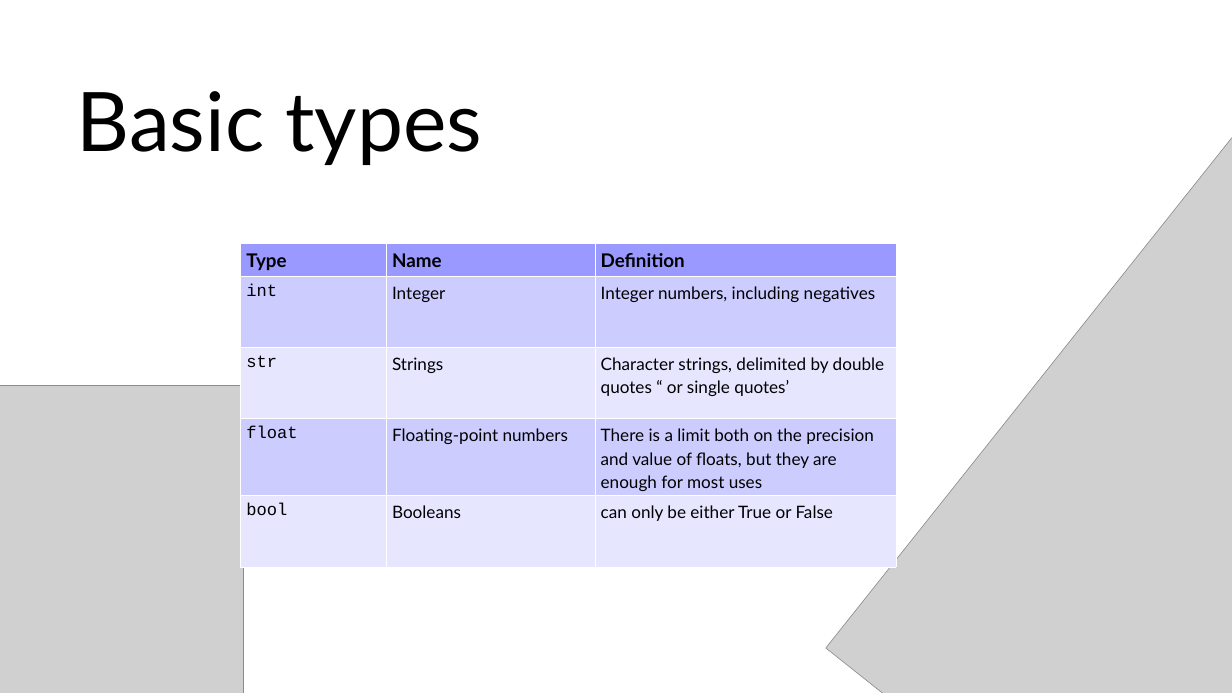
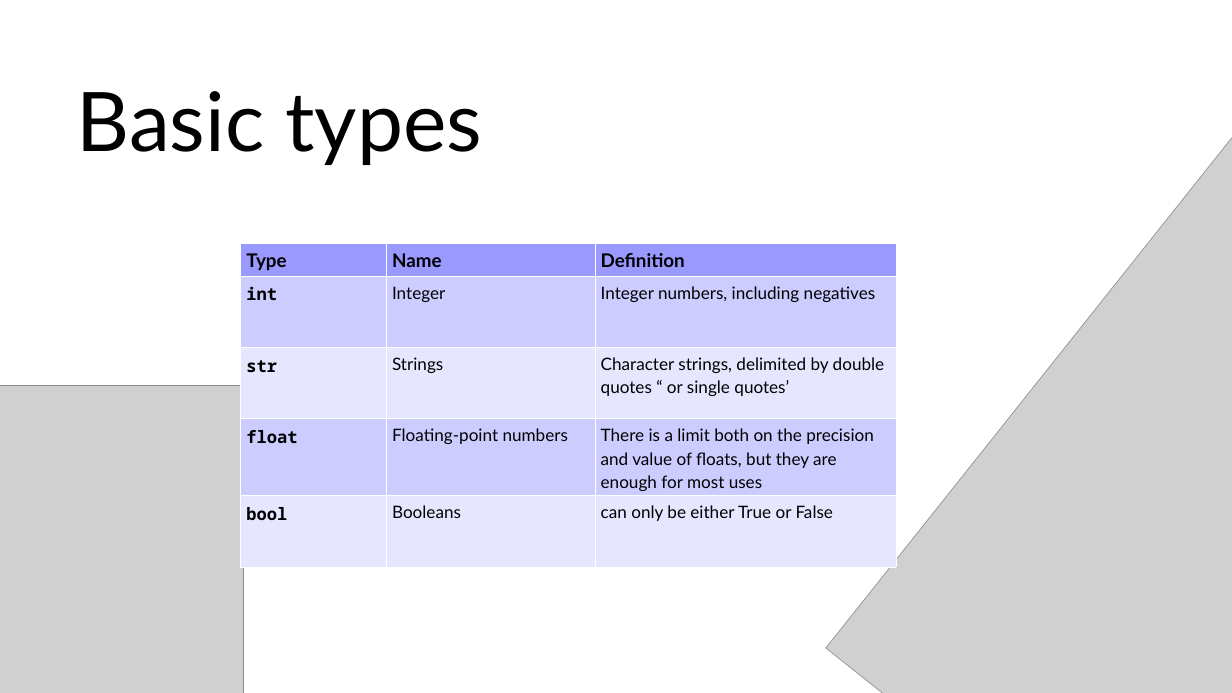
Before and after one commit to makerboxlao/training_resources, a slide deck: slide 7 of Programming_200222/intro.python.workshop.pptx. Drawn at 1232x693 pixels with LibreOffice and Linux fonts; fonts in the diff are those of the drawing; grey boxes stand for pictures. Boxes give left, top, right and bottom in pixels: in the first picture for what was removed or moved away, otherwise in the second. Text is boxed around its words. In the diff, an @@ line names an element or a change of style, - is before the commit and + after.

```diff
--- a/Programming_200222/intro.python.workshop.pptx
+++ b/Programming_200222/intro.python.workshop.pptx
@@ table at box(240, 243, 896, 565) @@
@@ font Courier New to Noto Sans Mono, bold on in "int", "str", "float", "bool" @@
```
Also in this commit, not shown: 21 other slides changed, 1 slide added, 1 slide removed, 3 other files.
